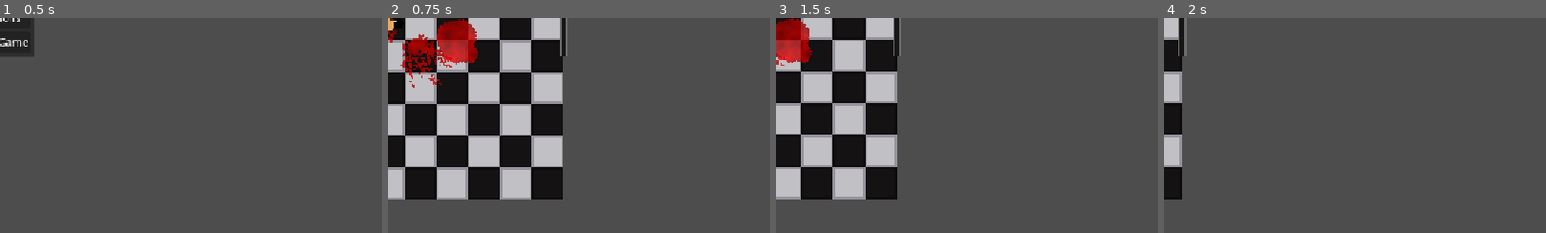
Above: before the commit, frames 1-4 (left to right).
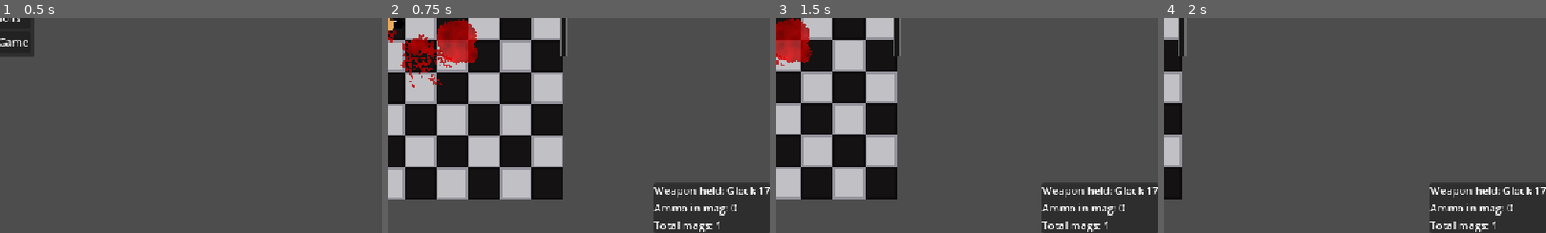
Above: after the commit, the same moments.

Repository: sparkworm/STATE
Game: Godot game, scene res://scenes/game.tscn
The game is run twice, just before and just after one commit, with the same random seed, the same clock (stepped at 60 frames per second) and the same inputs.
Inputs (mouse positions are % of the whole screen's width and height, from its top left):
- Up to frame 1 (0.5 s): no input
- Up to frame 2 (0.75 s): click "Play" at 0.5 s
- Up to frame 3 (1.5 s): tap Enter at 1.25 s; move the mouse to (72, 45) at 1.27 s; hold D (move_right) from 1.28 s (still down); click (72, 45) at 1.35 s
- Up to frame 4 (2 s): keep holding D (move_right)
The pictures show only the part of the screen within x 50-100%, y 50-100%; the shares and areas given below are measured in that part.

Frame 1 is identical in both runs. In frame 2, 6.9% of the frame differs, in the area x 69-100%, y 76-100%; in frame 3, 6.9%; in frame 4, 6.9%.

Commit message:
Added Basic HUD functionality and changed how mags are stored (may change this again)

Diff:
--- a/autoload/message_bus.gd
+++ b/autoload/message_bus.gd
@@ -2,20 +2,25 @@
 
 @warning_ignore_start("unused_signal")
 
+#region Game
 ## Called to make Game switch the ActiveScene
 signal scene_changed(new_scene: SceneAccess.IDX)
-
 ## Toggles both the paused state of the game and the visibility of the pause menu
 signal pause_menu_toggled()
-
 ## Called to quit the game.  Should be used over get_tree().quit().
 signal game_quit()
+#endregion
 
+#region Level
 ## Called to spawn a projectile in Level
 signal projectile_spawned(proj: Projectile)
-
 ## Called to spawn an effect in Level
 signal effect_spawned(eff: Node2D)
 
+signal update_hud
+
+signal player_health_changed(new_health: float)
+#endregion
+
 ## Called to place a single white pixel at a given location.  Useful for debugging purposes
 signal debug_pixel_spawned(pos: Vector2)
--- a/project_time.json
+++ b/project_time.json
@@ -1,14 +1,14 @@
 {
-  "2D": 3591.0,
+  "2D": 4009.0,
   "3D": 0.0,
   "ASSETLIB": 0.0,
-  "GAME": 912.0,
-  "SCRIPT": 12092.0,
+  "GAME": 1712.0,
+  "SCRIPT": 17394.0,
   "current_screen": "Script",
-  "external_time": 16590.0,
+  "external_time": 17636.0,
   "idle_time": 0.0,
   "idle_time_out": 5.0,
-  "project_time": 16608.0,
+  "project_time": 23128.0,
   "rest_time_enabled": false,
   "rest_time_value": 15.0
 }
--- a/scenes/characters/player.tscn
+++ b/scenes/characters/player.tscn
@@ -17,18 +17,19 @@
 
 [node name="Body" parent="." index="1" instance=ExtResource("2_76oj4")]
 
-[node name="Controller" parent="." index="2" node_paths=PackedStringArray("player", "body", "cpt_velocity")]
-script = ExtResource("2_yewv4")
-player = NodePath("..")
-body = NodePath("../Body")
-cpt_velocity = NodePath("../CptVelocity")
-
 [node name="CptVelocity" parent="." index="3" instance=ExtResource("4_dyp2m")]
 max_speed = 120.0
 acceleration = 500.0
 decel = 250.0
 
-[node name="Inventory" parent="." index="5"]
+[node name="Inventory" parent="." index="4"]
 individual_ammo = Dictionary[int, int]({
 2: 6
 })
+
+[node name="Controller" parent="." index="5" node_paths=PackedStringArray("player", "body", "player_inventory", "cpt_velocity")]
+script = ExtResource("2_yewv4")
+player = NodePath("..")
+body = NodePath("../Body")
+player_inventory = NodePath("../Inventory")
+cpt_velocity = NodePath("../CptVelocity")
--- a/scenes/characters/player_controller.gd
+++ b/scenes/characters/player_controller.gd
@@ -5,7 +5,11 @@
 
 @export var player: Character
 @export var body: Body
+@export var player_inventory: CharacterInventory
 @export var cpt_velocity: VelocityComponent
+
+func _ready() -> void:
+	player_inventory.inventory_changed.connect(MessageBus.update_hud.emit)
 
 func _physics_process(delta: float) -> void:
 	body.head_and_torso_look_towards(body.get_global_mouse_position())
@@ -16,6 +20,7 @@
 		var item: Wieldable = player.get_item_held()
 		if item != null:
 			item._use()
+			MessageBus.update_hud.emit()
 	if Input.is_action_just_pressed("reload"):
 		handle_reload()
 
@@ -27,13 +32,17 @@
 		if not player.inventory.has_ammo_for_weapon(weapon):
 			print("No ammo for ", weapon.item_name, " reload.")
 		else:
+			# mag reload
 			if weapon.mag_reloadable:
 				var mag: Magazine = player.inventory.get_mag_for_reload(weapon)
 				print(mag)
 				weapon.mag_reload(mag)
+			# round reload
 			else:
-				player.inventory.individual_ammo[weapon.ID] -= 1
+				#player.inventory.individual_ammo[weapon.ID] -= 1 # how did this even work?
+				player.inventory.decrement_ammo(Globals.WeaponAmmo[weapon.ID])
 				weapon.round_reload()
+	MessageBus.update_hud.emit()
 
 func handle_movement(delta: float) -> void:
 	cpt_velocity.velocity = player.get_real_velocity()
--- a/scenes/components/body.gd
+++ b/scenes/components/body.gd
@@ -46,3 +46,4 @@
 	for child in item_holder.get_children():
 		item_holder.remove_child(child)
 	item_holder.add_child(item)
+	#MessageBus.player_item_changed.emit(item)
--- a/scenes/components/character_inventory.gd
+++ b/scenes/components/character_inventory.gd
@@ -1,5 +1,7 @@
 class_name CharacterInventory
 extends Node
+
+signal inventory_changed
 
 ## Stores all wieldables held by character
 @export var wieldables: Array[Wieldable]
@@ -7,12 +9,13 @@
 ## Stores all kinds of ammo
 @export var individual_ammo: Dictionary[Globals.AmmoTypes,int]
 
-var magazines: Array[Magazine]
+## NOTE: Array is Array[Magazine], but nested types are apparently not supported
+var magazines: Dictionary[Globals.Weapons, Array]
 
 ## Returns whether there is ammo that can be reloaded into a given weapon
 func has_ammo_for_weapon(weapon: WieldableGun) -> bool:
 	if weapon.mag_reloadable:
-		for mag in magazines:
+		for mag: Magazine in magazines[weapon.ID]:
 			if mag.gun_type == weapon.ID:
 				print("Mag found: ", mag)
 				return true
@@ -21,17 +24,54 @@
 		return individual_ammo[weapon.ID] > 0
 	return false
 
-## Removes and returns first magazine of the correct type
-## WARNING: mag reloading is untested
+## Removes and returns the magazine of the correct type with the most ammo
 func get_mag_for_reload(weapon: WieldableGun) -> Magazine:
-	for idx in range(magazines.size()):
-		print(idx)
-		var mag: Magazine = magazines[idx]
-		if mag.gun_type == weapon.ID:
-				magazines.remove_at(idx)
-				return mag
-	print("No available mag, returning null")
-	return null
+	var weapon_type = weapon.ID
+	var chosen_mag: Magazine = null
+	var chosen_mag_idx: int = -1
+	#for mag: Magazine in magazines[weapon_type]:
+	for idx: int in range(magazines[weapon_type].size()):
+		if magazines[weapon_type][idx] == null:
+			print("ERROR: supposed Magazine has been cast to null")
+		else:
+			# if there is no chosen mag, pick this, the first non-null idx
+			if chosen_mag_idx == -1:
+				chosen_mag_idx = idx
+			# if there has already been a non-null mag, only choose this if it has more ammo
+			else:
+				if magazines[weapon_type][idx].ammo_remaining > \
+						magazines[weapon_type][chosen_mag_idx].ammo_remaining:
+					chosen_mag_idx = idx
+	if chosen_mag_idx == -1:
+		print("WARNING: no mag has been found")
+	else:
+		chosen_mag = magazines[weapon_type][chosen_mag_idx]
+		magazines[weapon_type].remove_at(chosen_mag_idx)
+	return chosen_mag
 
-func add_mag(new_mag: Magazine) -> void:
-	magazines.append(new_mag)
+## Adds given Magazine to magazines
+func add_mag(weapon_type: Globals.Weapons, new_mag: Magazine) -> void:
+	# if key for weapon_type already exists, add there
+	if magazines.has(weapon_type):
+		magazines[weapon_type].append(new_mag)
+	# otherwise, create entry
+	else:
+		magazines[weapon_type] = [new_mag]
+	inventory_changed.emit()
+
+## Decreases the value of CharacterInventory.individual_ammo[type] by amnt (default of 1)
+func decrement_ammo(type: Globals.AmmoTypes, amnt:= 1) -> void:
+	individual_ammo[type] -= amnt
+	inventory_changed.emit()
+
+func individual_ammo_count(ammo_type: Globals.AmmoTypes) -> int:
+	if individual_ammo.has(ammo_type):
+		return individual_ammo[ammo_type]
+	print("WARNING: requested count for ammo type not present")
+	return 0
+
+func mag_count(weapon_type: Globals.Weapons) -> int:
+	if magazines.has(weapon_type):
+		return magazines[weapon_type].size()
+	print("WARNING: requested count for ammo type not present")
+	return 0
--- a/scenes/components/character_inventory.tscn
+++ b/scenes/components/character_inventory.tscn
@@ -4,4 +4,3 @@
 
 [node name="CharacterInventory" type="Node"]
 script = ExtResource("1_ohpbm")
-ammo = null
--- a/scenes/components/magazine.gd
+++ b/scenes/components/magazine.gd
@@ -15,6 +15,11 @@
 	gun_type = type
 	ammo_remaining = amnt
 
+func _to_string() -> String:
+	var str: String = "Magazine:\n\tgun_type: %s\n\tammo_remaining: %s" % \
+			[gun_type, ammo_remaining]
+	return str
+
 ## Returns the specific cartridge used
 func get_ammo_type() -> Globals.AmmoTypes:
 	return Globals.WeaponAmmo[gun_type]
--- a/scenes/levels/test_level.tscn
+++ b/scenes/levels/test_level.tscn
@@ -5,10 +5,10 @@
 
 [node name="TestLevel" instance=ExtResource("1_jbqir")]
 
-[node name="FloorTiles" parent="." index="0"]
+[node name="FloorTiles" parent="." index="1"]
 tile_map_data = PackedByteArray("AAD/////AAAAAAAAAAAAAAAAAAAAAAAAAAD//wAAAAABAAAAAAAAAP//AAABAAAAAAABAAAAAAABAAAAAAD/// …(1520 unchanged characters)…
 
-[node name="WallTiles" parent="." index="1"]
+[node name="WallTiles" parent="." index="2"]
 tile_map_data = PackedByteArray("AAAFAPz/AAANAAAAAAAFAPv/AAAOAAEAAAAEAPv/AAAOAAAAAAAFAP3/AAANAAAAAAAFAP7/AAANAAAAAAAFAP//AAANAAAAAAAFAAAAAAANAAAAAAA=")
 
 [node name="BloodLayer2" type="Node2D" parent="Decals" index="0"]
--- a/scenes/parent/character.gd
+++ b/scenes/parent/character.gd
@@ -12,7 +12,7 @@
 	if starting_item != null:
 		body.set_item_held(starting_item.instantiate())
 	# For testing purposes, give a magazine for a glock
-	inventory.add_mag(Magazine.new(Globals.Weapons.GLOCK17, 17))
+	inventory.add_mag(Globals.Weapons.GLOCK17, Magazine.new(Globals.Weapons.GLOCK17, 17))
 
 
 func get_item_held() -> Wieldable:
--- a/scenes/parent/character.tscn
+++ b/scenes/parent/character.tscn
@@ -9,8 +9,8 @@
 script = ExtResource("1_2rq4q")
 starting_item = ExtResource("2_yaawu")
 
-[node name="Controller" type="Node" parent="."]
-
 [node name="ItemHolder" type="Node2D" parent="."]
 
 [node name="Inventory" parent="." instance=ExtResource("2_eo5fb")]
+
+[node name="Controller" type="Node" parent="."]
--- a/scenes/parent/level.tscn
+++ b/scenes/parent/level.tscn
@@ -1,37 +1,41 @@
-[gd_scene load_steps=6 format=3 uid="uid://sxyrpr61lxuf"]
+[gd_scene load_steps=7 format=3 uid="uid://sxyrpr61lxuf"]
 
 [ext_resource type="PackedScene" uid="uid://cov56madp4yu7" path="res://scenes/parent/game_scene.tscn" id="1_wddsb"]
 [ext_resource type="Script" uid="uid://mk60c016io5k" path="res://scenes/parent/level.gd" id="2_orcmj"]
 [ext_resource type="TileSet" uid="uid://d5rn3luhjcrs" path="res://scenes/parent/tileset.tres" id="3_7gmcl"]
 [ext_resource type="PackedScene" uid="uid://d0gbvf0b4eiq4" path="res://scenes/characters/player.tscn" id="4_ajmd0"]
 [ext_resource type="Script" uid="uid://dfp4it2ejbgkh" path="res://scenes/components/camera.gd" id="5_l560t"]
+[ext_resource type="PackedScene" uid="uid://cb87c01h582go" path="res://scenes/ui/hud.tscn" id="6_l560t"]
 
 [node name="Level" instance=ExtResource("1_wddsb")]
 script = ExtResource("2_orcmj")
 
-[node name="FloorTiles" type="TileMapLayer" parent="." index="0"]
+[node name="HUD" parent="." index="0" node_paths=PackedStringArray("player") instance=ExtResource("6_l560t")]
+player = NodePath("../Characters/Player")
+
+[node name="FloorTiles" type="TileMapLayer" parent="." index="1"]
 position = Vector2(8, 8)
 tile_set = ExtResource("3_7gmcl")
 
-[node name="WallTiles" type="TileMapLayer" parent="." index="1"]
+[node name="WallTiles" type="TileMapLayer" parent="." index="2"]
 tile_set = ExtResource("3_7gmcl")
 
-[node name="Projectiles" type="Node2D" parent="." index="2"]
+[node name="Projectiles" type="Node2D" parent="." index="3"]
 
-[node name="Props" type="Node2D" parent="." index="3"]
+[node name="Props" type="Node2D" parent="." index="4"]
 
-[node name="Decals" type="Node2D" parent="." index="4"]
+[node name="Decals" type="Node2D" parent="." index="5"]
 
 [node name="BloodLayer" type="Node2D" parent="Decals" index="0"]
 modulate = Color(0.835718, 1.8049e-06, 1.92523e-07, 0.784314)
 
-[node name="Effects" type="Node2D" parent="." index="5"]
+[node name="Effects" type="Node2D" parent="." index="6"]
 
-[node name="Characters" type="Node2D" parent="." index="6"]
+[node name="Characters" type="Node2D" parent="." index="7"]
 
 [node name="Player" parent="Characters" index="0" instance=ExtResource("4_ajmd0")]
 
-[node name="Camera" type="Camera2D" parent="." index="7" node_paths=PackedStringArray("subject")]
+[node name="Camera" type="Camera2D" parent="." index="8" node_paths=PackedStringArray("subject")]
 process_mode = 3
 zoom = Vector2(3, 3)
 script = ExtResource("5_l560t")
--- /dev/null
+++ b/scenes/ui/hud.gd
@@ -0,0 +1,54 @@
+class_name HUD
+extends CanvasLayer
+
+@export var player: Character
+
+@onready var item_held_label: Label = $Control/ItemHeldPanel/ItemHeldLabel
+
+func _ready() -> void:
+	MessageBus.update_hud.connect(update_item_held_panel)
+
+func update_item_held_panel() -> void:
+	print("updating item held")
+	var txt: String = ""
+	var item_held: Wieldable = player.get_item_held()
+	# if no item held, say so
+	if item_held == null:
+		txt = "No item held"
+	# if item held is gun, display ammo
+	elif item_held is WieldableGun:
+		item_held = item_held as WieldableGun
+		if item_held.mag_reloadable:
+			txt = "Weapon held: %s\nAmmo in mag: %s\nTotal mags: %s" % [
+					item_held.item_name,
+					item_held.cpt_ammo.ammo,
+					player.inventory.mag_count(item_held.ID),
+					]
+		else:
+			txt = "Weapon held: %s\nAmmo in weapon: %s\nTotal ammo: %s" % [
+					item_held.item_name,
+					item_held.cpt_ammo.ammo,
+					player.inindividual_ammo_count(Globals.WeaponAmmo[item_held.ID]),
+					]
+
+	item_held_label.text = txt
+
+'''func _ready() -> void:
+	MessageBus.player_item_changed.connect(update_player_item)
+	MessageBus.player_health_changed.connect(update_player_health) #TODO
+	MessageBus.player_inventory_changed.connect(update_player_inventory)
+
+## TODO: remove argument, as there is now reference to player
+func update_player_item(new_item: Wieldable) -> void:
+	var item_name: String = new_item.item_name
+	item_held_label.text = "Item held: %s" % [item_name]
+
+## TODO: remove argument, as there is now reference to player
+func update_player_health(new_health: float) -> void:
+	pass
+
+## Currently retarded
+## TODO: remove argument, as there is now reference to player
+func update_player_inventory(inventory: CharacterInventory) -> void:
+	pass
+'''
--- /dev/null
+++ b/scenes/ui/hud.tscn
@@ -0,0 +1,42 @@
+[gd_scene load_steps=2 format=3 uid="uid://cb87c01h582go"]
+
+[ext_resource type="Script" uid="uid://okmuefscj7fg" path="res://scenes/ui/hud.gd" id="1_0mwgc"]
+
+[node name="HUD" type="CanvasLayer"]
+script = ExtResource("1_0mwgc")
+
+[node name="Control" type="Control" parent="."]
+layout_mode = 3
+anchors_preset = 15
+anchor_right = 1.0
+anchor_bottom = 1.0
+grow_horizontal = 2
+grow_vertical = 2
+
+[node name="ItemHeldPanel" type="PanelContainer" parent="Control"]
+layout_mode = 1
+anchors_preset = 3
+anchor_left = 1.0
+anchor_top = 1.0
+anchor_right = 1.0
+anchor_bottom = 1.0
+offset_left = -80.0
+offset_top = -40.0
+grow_horizontal = 0
+grow_vertical = 0
+
+[node name="ItemHeldLabel" type="Label" parent="Control/ItemHeldPanel"]
+layout_mode = 2
+text = "Item Held:
+Ammo in weapon:
+Ammo for weapon: "
+
+[node name="HealthBar" type="ProgressBar" parent="Control"]
+visible = false
+layout_mode = 1
+anchors_preset = 1
+anchor_left = 1.0
+anchor_right = 1.0
+offset_left = -4.0
+offset_bottom = 27.0
+grow_horizontal = 0
Not shown, added: scenes/ui/hud.gd.uid
